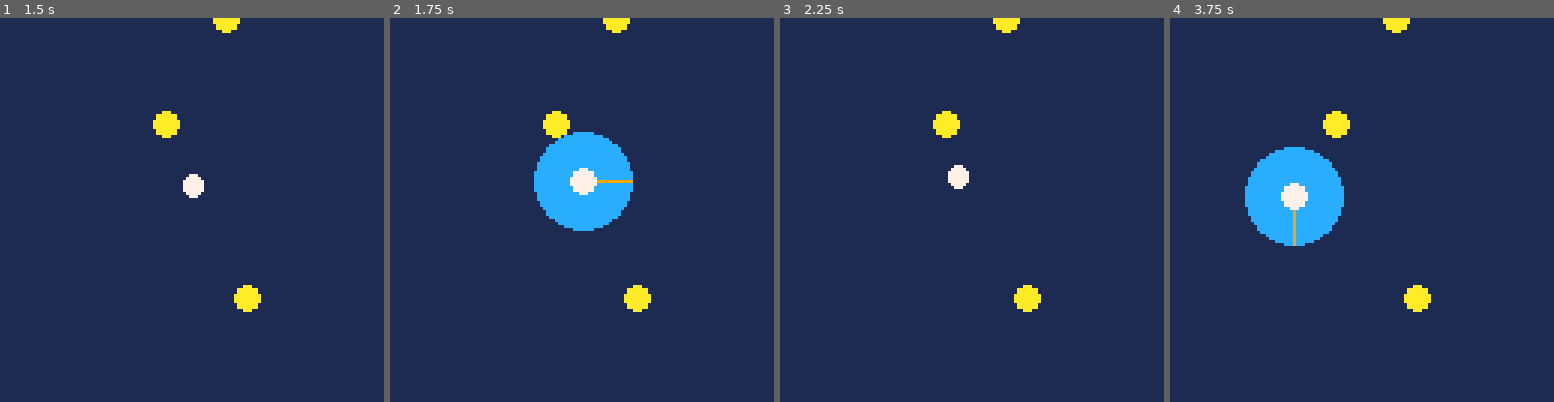
Above: before the commit, frames 1-4 (left to right).
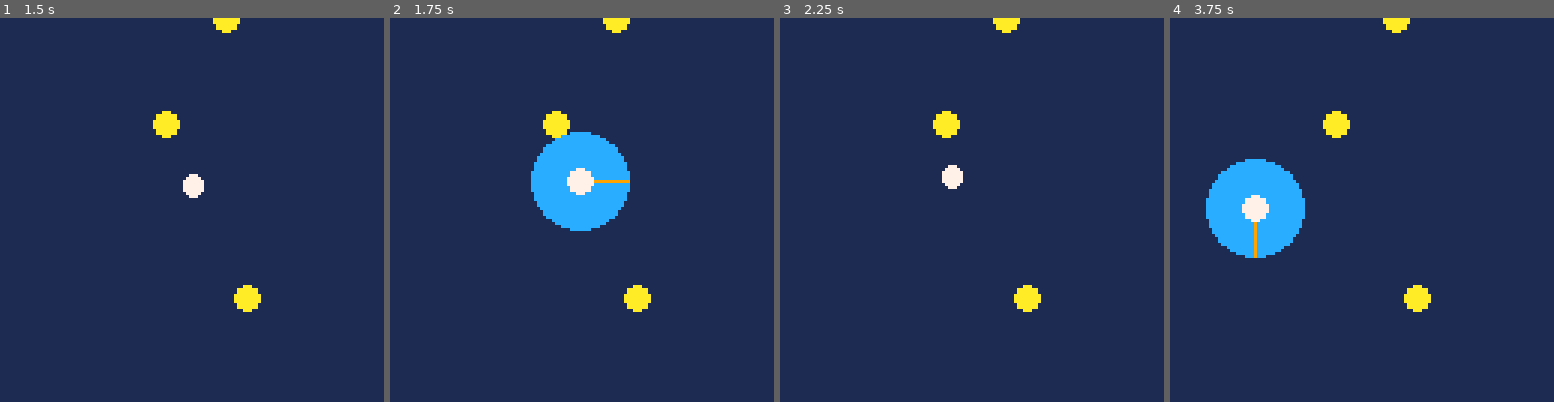
Above: after the commit, the same moments.

Repository: tesselode/netty
Game: PICO-8 cartridge launcher.p8
Two runs of this game, one before a commit and one after it. Both use one fixed random seed, a clock stepped at 60 frames per second and the inputs below.
Inputs:
- Up to frame 1 (1.5 s): tap O (Z key) at 0.7 s
- Up to frame 2 (1.75 s): hold Right from 1.6 s (still down); tap O (Z key) at 1.7 s
- Up to frame 3 (2.25 s): release Right at 2.1 s; tap O (Z key) at 2.1 s; hold Up from 2.15 s (still down)
- Up to frame 4 (3.75 s): release Up at 2.42 s; hold Right 2.47-3.03 s; tap O (Z key) every 0.4 s from 2.5 to 3.7 s; hold Left 3.08-3.58 s; hold Down from 3.63 s (still down)

Frame 1 is identical in both runs. In frame 2, 0.5% of the frame differs, in the area x 36-64%, y 29-56%; in frame 3, 0.2%; in frame 4, 6.0%, in the area x 9-46%, y 33-63%.

Commit message:
Particle effects + other tweaks

Diff:
--- a/launcher.p8
+++ b/launcher.p8
@@ -1,13 +1,20 @@
 pico-8 cartridge // http://www.pico-8.com
 version 8
 __lua__
+-- globals
+local player
+local dots
+local particles
+
+
+
 class = {}
 
 function class.player()
  local player = {
   -- tweak me
   r = 4,
-  accel = .02,
+  accel = .04,
   friction = 1.015,
  	maxspeed = 2.5,
  	slomospeed = .2,
@@ -56,29 +63,40 @@
   local speed = sqrt(self.vx*self.vx + self.vy*self.vy)
 
   -- acceleration
-  self.vx += inputx * self.accel * speed / self.maxspeed
-  self.vy += inputy * self.accel * speed / self.maxspeed
+  self.vx -= inputx * self.accel * speed / self.maxspeed
+  self.vy -= inputy * self.accel * speed / self.maxspeed
 
   -- friction
   self.vx /= self.friction
   self.vy /= self.friction
 
   -- bounce of screen edges
+  local burstbounceparticles = function(angle)
+   for i = 1, 3 do
+    local p = class.particle(self.x, self.y)
+    p.angle = angle - .25 + rnd(.5)
+    add(particles, p)
+   end
+  end
   if self.x < self.r then
    self.x = self.r
    self.vx *= -1
+   burstbounceparticles(0)
   end
   if self.x > 128 - self.r then
    self.x = 128 - self.r
    self.vx *= -1
+   burstbounceparticles(.5)
   end
   if self.y < self.r then
    self.y = self.r
    self.vy *= -1
+   burstbounceparticles(.75)
   end
   if self.y > 128 - self.r then
    self.y = 128 - self.r
    self.vy *= -1
+   burstbounceparticles(.25)
   end
 
   -- limit speed
@@ -173,8 +191,38 @@
 end
 
 
+
+function class.particle(x, y, col)
+ local particle = {
+  x = x,
+  y = y,
+  angle = rnd(1),
+  speed = 3,
+  friction = 1.1,
+  col = col or 7,
+  life = .25 + rnd(.25),
+ }
+
+ function particle:update()
+  self.speed /= self.friction
+  self.x += self.speed * cos(self.angle)
+  self.y += self.speed * sin(self.angle)
+  self.life -= 1/60
+ end
+
+ function particle:draw()
+  --circfill(self.x, self.y, 1, self.col)
+  rect(self.x, self.y, self.x + 1, self.y + 1, self.col)
+ end
+
+ return particle
+end
+
+
+-- init gameplay
 player = class.player()
 dots = {}
+particles = {}
 for i = 1, 3 do
 	add(dots, class.dot(flr(rnd(128)), flr(rnd(128))))
 end
@@ -192,6 +240,17 @@
   if distance < player.r + d.r then
    del(dots, d)
    add(dots, class.dot(flr(rnd(128)), flr(rnd(128))))
+   for i = 1, 5 do
+    add(particles, class.particle(d.x, d.y, 10))
+   end
+  end
+ end
+
+ -- update particles
+ for p in all(particles) do
+  p:update()
+  if p.life <= 0 then
+   del(particles, p)
   end
  end
 end
@@ -202,6 +261,9 @@
  for d in all(dots) do
   d:draw()
  end
+ for p in all(particles) do
+  p:draw()
+ end
 end
 __gfx__
 00000000000000000000000000000000000000000000000000000000000000000000000000000000000000000000000000000000000000000000000000000000
